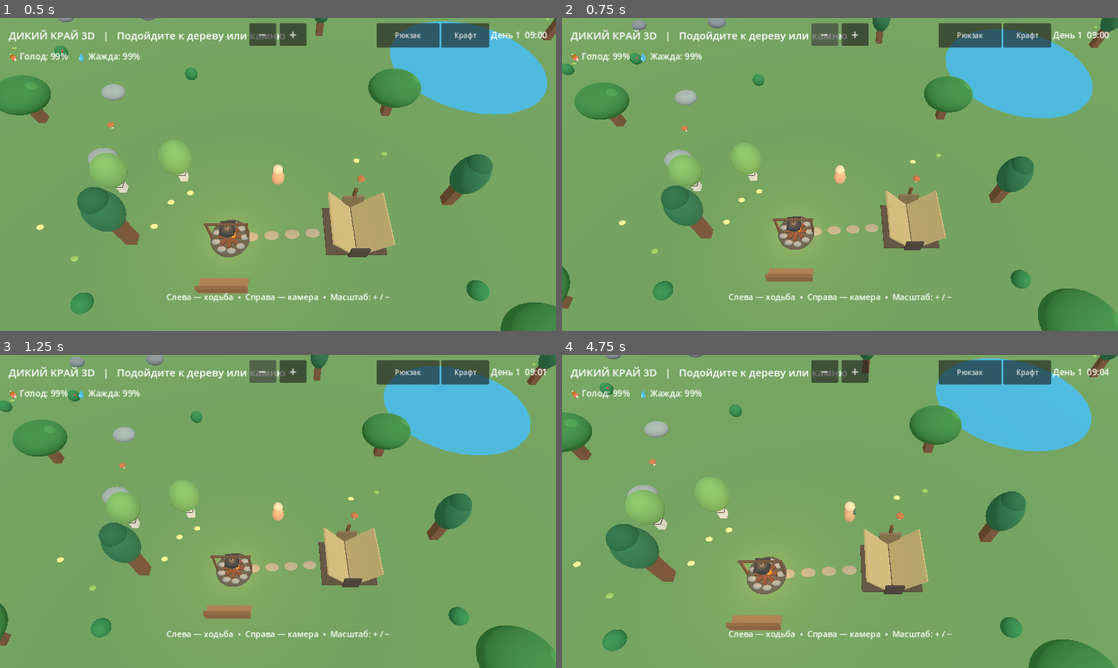
Above: before the commit, frames 1-4 (two rows, left to right).
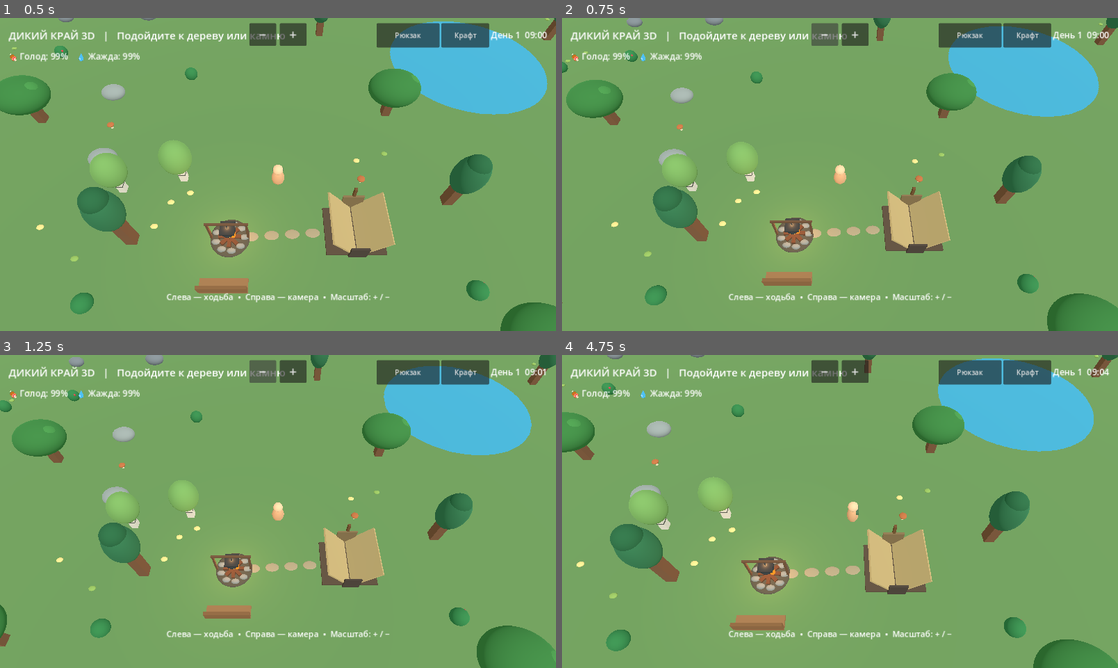
Above: after the commit, the same moments.

Repository: hjz2tz7cgv-ctrl/DikiyKrayGodot
Game: Godot game, scene res://scenes/main.tscn
Two runs of this game, one before a commit and one after it. Both use one fixed random seed, a clock stepped at 60 frames per second and the inputs below.
Inputs (mouse positions are in pixels of both pictures, inside the frame that each line leads up to):
- Up to frame 1 (0.5 s): no input
- Up to frame 2 (0.75 s): click "−" at 0.5 s
- Up to frame 3 (1.25 s): no input
- Up to frame 4 (4.75 s): click "+" at 1.25 s; click "Рюкзак" at 2 s; click "Крафт" at 2.75 s; click "Закрыть" at 3.5 s; tap Enter at 4.25 s; move the mouse to (962, 495) at 4.27 s; hold Right (ui_right) from 4.28 s (still down); click (962, 495) at 4.42 s

Frame 1 is identical in both runs. In frame 2, 5.6% of the frame differs, in the area x 0-100%, y 0-100%; in frame 3, 0.5%; in frame 4, 3.4%.

Commit message:
Add files via upload

Diff:
--- a/scripts/main.gd
+++ b/scripts/main.gd
@@ -53,6 +53,8 @@
 var camera_input_yaw := 0.0
 var camera_smooth_yaw := 0.0
 var camera_yaw_initialized := false
+var camera_display_distance := 0.0
+var camera_touch_last := Vector2.ZERO
 var joystick_basis_yaw := 0.0
 var active_touches := {}
 var pinch_previous := 0.0
@@ -306,17 +308,19 @@
         camera_focus = target_focus
         camera_initialized = true
     elif delta > 0.0:
-        camera_focus = camera_focus.lerp(target_focus, 1.0 - exp(-7.0 * delta))
-    else:
-        camera_focus = target_focus
+        camera_focus = camera_focus.lerp(target_focus, 1.0 - exp(-5.0 * delta))
     # Поворот камеры плавный даже при резком свайпе правым пальцем.
     if not camera_yaw_initialized:
         camera_smooth_yaw = camera_input_yaw
         camera_yaw_initialized = true
     elif delta > 0.0:
         camera_smooth_yaw = lerp_angle(camera_smooth_yaw, camera_input_yaw, 1.0 - exp(-2.0 * delta))
+    if camera_display_distance <= 0.0:
+        camera_display_distance = camera_distance
+    elif delta > 0.0:
+        camera_display_distance = lerpf(camera_display_distance, camera_distance, 1.0 - exp(-5.0 * delta))
     var backward := Vector3(sin(camera_smooth_yaw), 0.0, cos(camera_smooth_yaw))
-    camera.global_position = camera_focus + backward * camera_distance * camera_tilt + Vector3.UP * camera_distance
+    camera.global_position = camera_focus + backward * camera_display_distance * camera_tilt + Vector3.UP * camera_display_distance
     camera.look_at(camera_focus, Vector3.UP)
 
 func _is_lake(pos: Vector2, margin := 0.0) -> bool:
@@ -662,7 +666,7 @@
 
 func _zoom(amount: float) -> void:
     camera_distance = clampf(camera_distance + amount, 5.5, 32.0)
-    _position_camera()
+    # Обновление камеры только в физическом кадре: без скачка при нажатии кнопки.
     _update_ui()
 
 func _update_ui() -> void:
@@ -1024,6 +1028,7 @@
             elif event.position.y > viewport_height * 0.25 and event.position.x >= viewport_width * 0.5 and gather_touch == -1:
                 gather_touch = event.index
                 gather_origin = event.position
+                camera_touch_last = event.position
                 gather_direction = Vector2.ZERO
         else:
             active_touches.erase(event.index)
@@ -1040,11 +1045,16 @@
             elif active_touches.is_empty() and not (event.position.y < 70.0 and absf(event.position.x - get_viewport().get_visible_rect().size.x * 0.5) < 80.0):
                 _tap_world(event.position)
     elif event is InputEventScreenDrag:
-        active_touches[event.index] = event.position
+        # Пальцы независимы: левый всегда двигает героя, правый — камеру.
+        # Используем координаты КОНКРЕТНОГО пальца, не event.relative,
+        # который в мобильном браузере может прыгать при двух касаниях.
         if event.index == joystick_touch:
             touch_move = ((event.position - joystick_origin) / 65.0).limit_length(1.0)
         elif event.index == gather_touch:
-            camera_input_yaw -= event.relative.x * 0.003
+            var swipe_x: float = clampf(event.position.x - camera_touch_last.x, -22.0, 22.0)
+            camera_input_yaw -= swipe_x * 0.0022
+            camera_touch_last = event.position
+        active_touches[event.index] = event.position
 
 func _unhandled_input(event: InputEvent) -> void:
     if event is InputEventMouseButton and event.pressed:
